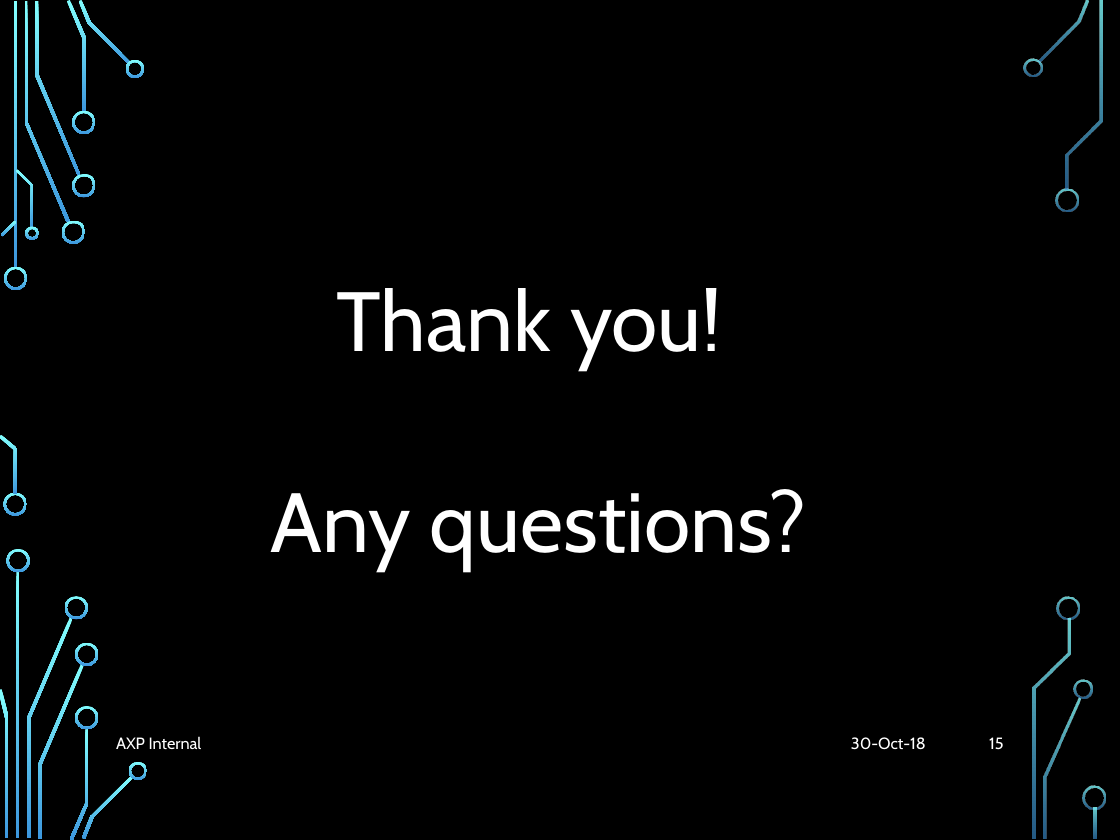
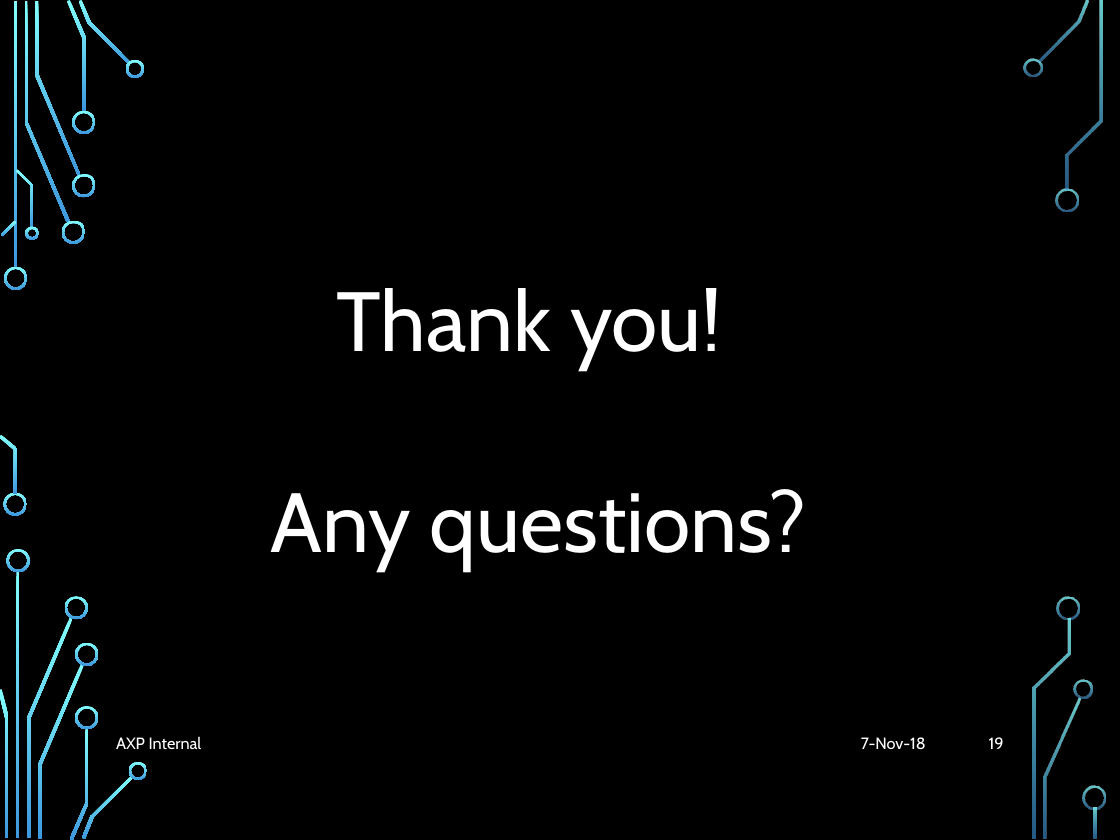
Before and after one commit to liyuan6006/GitStrategies, a slide deck: slide 19 of Branching.pptx (slide 15 before the commit). Drawn at 1120x840 pixels with LibreOffice and Linux fonts; fonts in the diff are those of the drawing; background and template pictures are left out. Boxes give left, top, right and bottom in pixels: in the first picture for what was removed or moved away, otherwise in the second. Text is boxed around its words. In the diff, an @@ line names an element or a change of style, - is before the commit and + after.

```diff
--- a/Branching.pptx
+++ b/Branching.pptx
@@ text at [861,737,926,750]: text changed @@
-30-Oct-18
+7-Nov-18
@@ page number at [989,737,1004,749]: text changed @@
-15
+19
```
Also in this commit, not shown: 14 other slides changed, 4 slides added.
